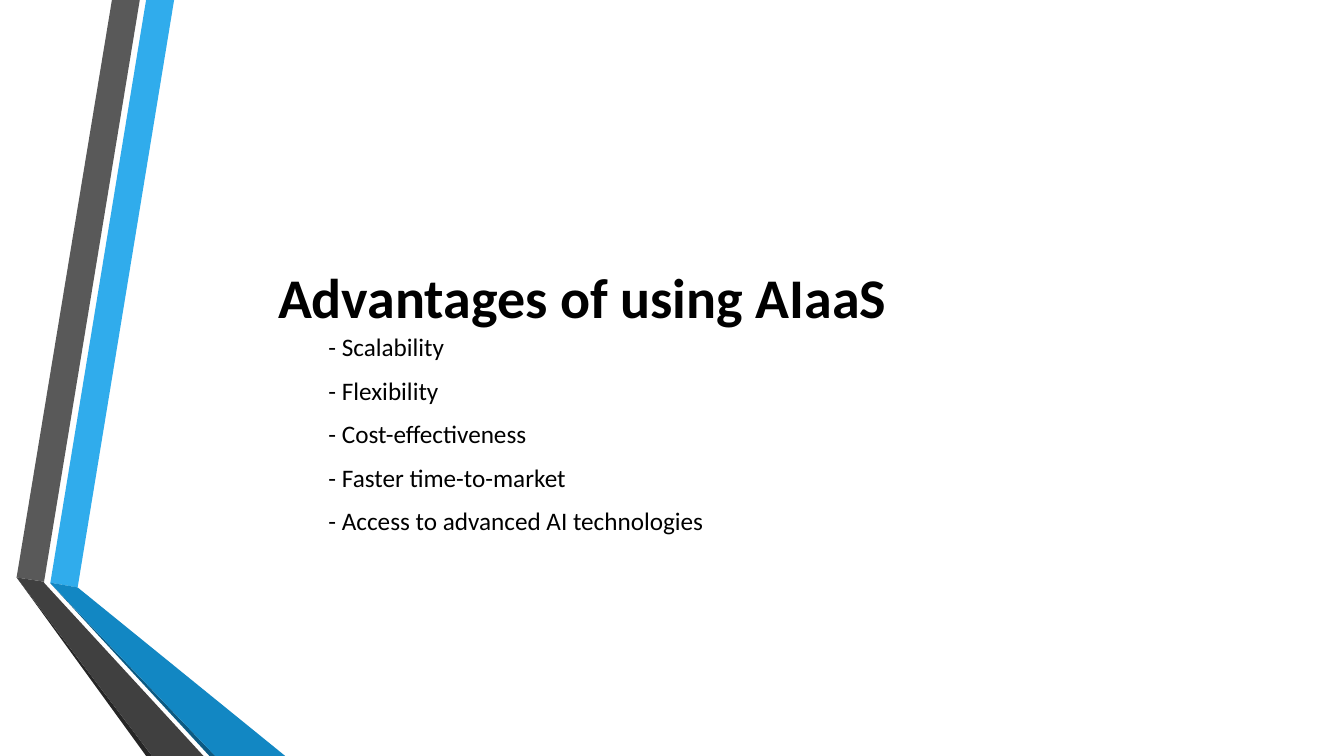
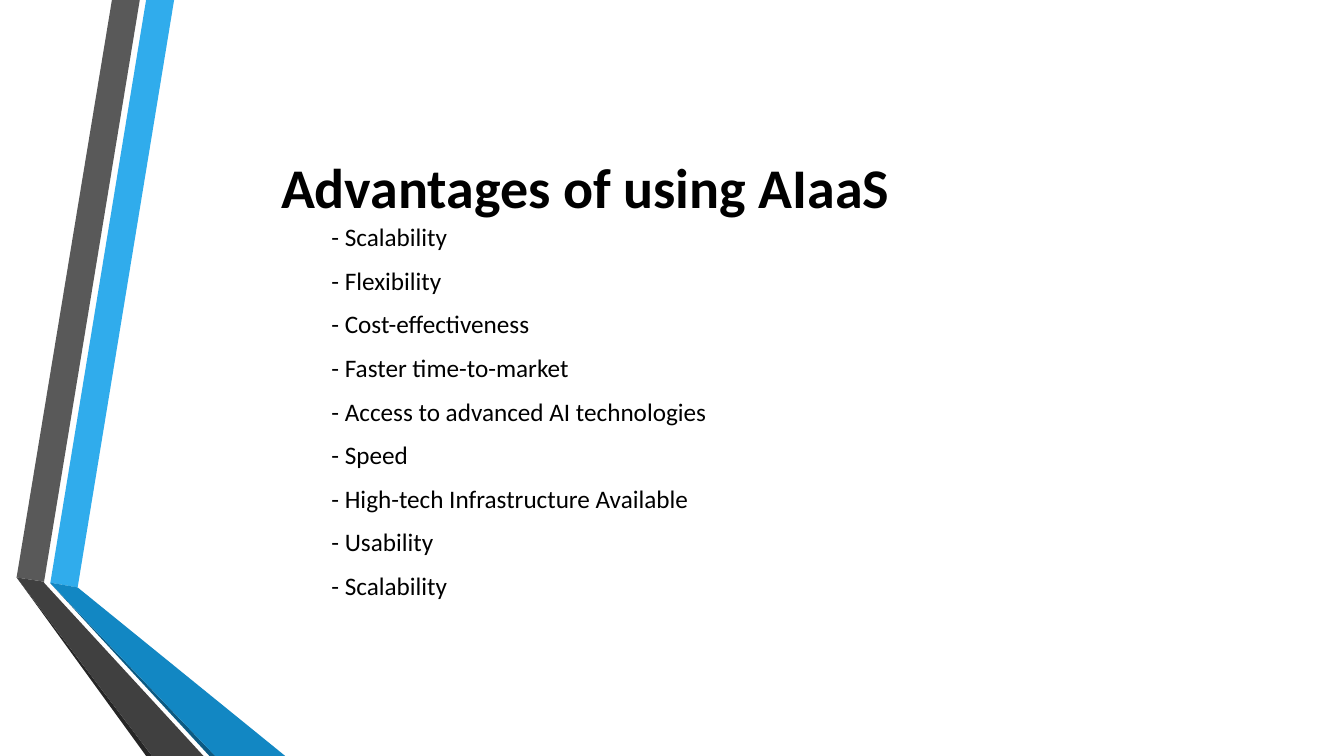
Before and after one commit to SC-One/Simple_AIaaS, a slide deck: slide 7 of Presentation/AIaaS_V3.pptx. Drawn at 1344x756 pixels with LibreOffice and Linux fonts; fonts in the diff are those of the drawing; background and template pictures are left out. Boxes give left, top, right and bottom in pixels: in the first picture for what was removed or moved away, otherwise in the second. Text is boxed around its words. In the diff, an @@ line names an element or a change of style, - is before the commit and + after.

```diff
--- a/Presentation/AIaaS_V3.pptx
+++ b/Presentation/AIaaS_V3.pptx
@@ text "Advantages of using AIaaS": place and size @@
-text "Advantages of using AIaaS" at [278, 278, 886, 535]
+text "Advantages of using AIaaS" at [281, 168, 889, 599]
@@ text at [345, 446, 688, 599]: paragraphs added @@
+  - Speed
+  - High-tech Infrastructure Available
+  - Usability
+  - Scalability
```
Also in this commit, not shown: 5 other slides changed, 1 slide added, 1 slide removed.
